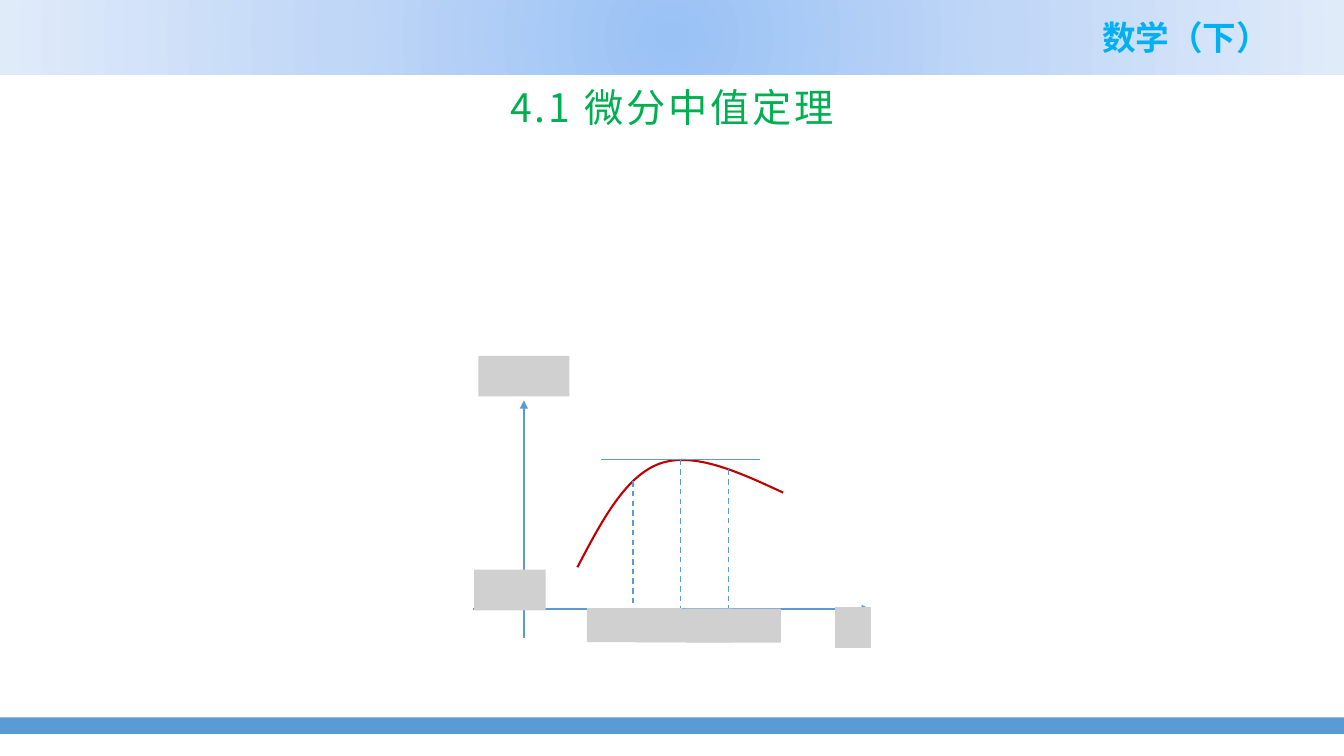
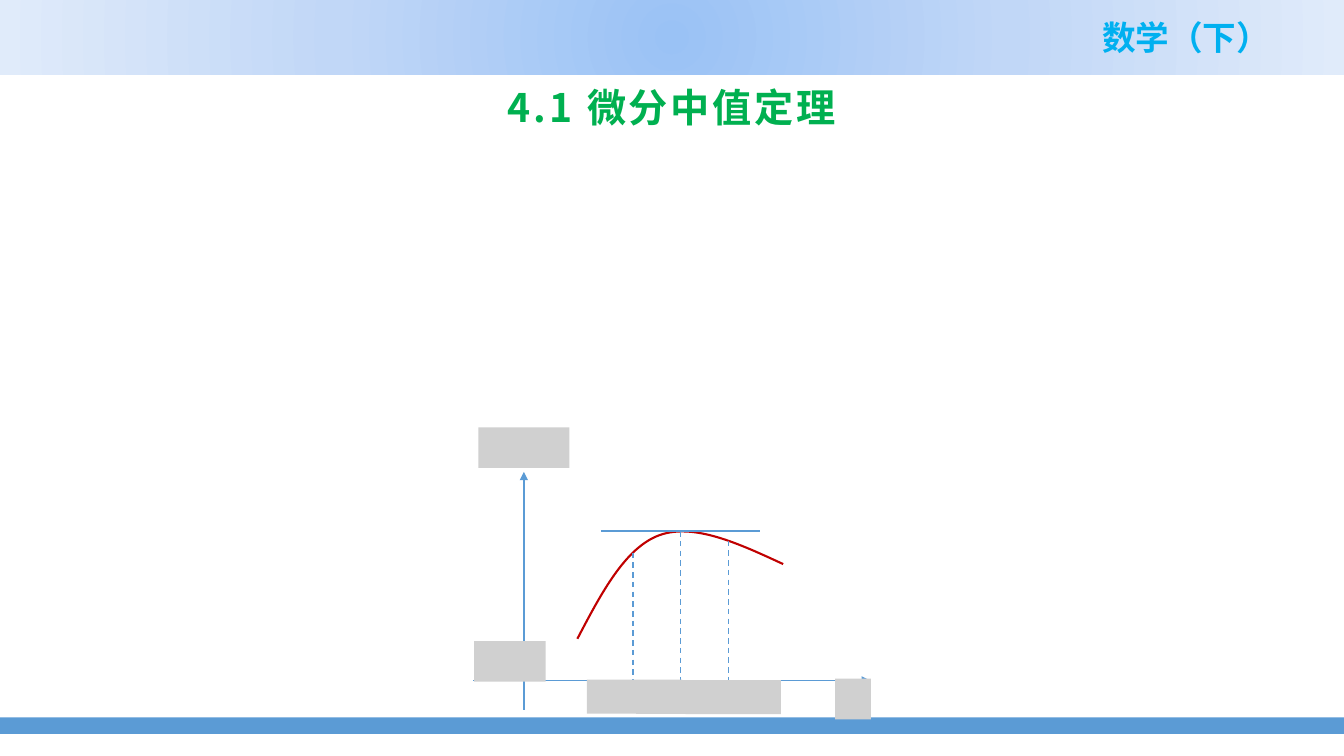
Before and after one commit to zhangshenxing/zhangshenxing.github.io, a slide deck: slide 2 of teaching/2022_spring_Math_II_ppt/4.1 微分中值定理.pptx. Drawn at 1344x756 pixels with LibreOffice and Linux fonts; fonts in the diff are those of the drawing; grey boxes stand for pictures; background and template pictures are left out. Boxes give left, top, right and bottom in pixels: in the first picture for what was removed or moved away, otherwise in the second. Text is boxed around its words. In the diff, an @@ line names an element or a change of style, - is before the commit and + after.

```diff
--- a/teaching/2022_spring_Math_II_ppt/4.1 微分中值定理.pptx
+++ b/teaching/2022_spring_Math_II_ppt/4.1 微分中值定理.pptx
@@ title "4.1 微分中值定理" at (x1=508, y1=88, x2=836, y2=126): bold on @@
@@ 4 pictures, 4 lines, 2 arrows, 1 freeform shape moved together from (x1=473, y1=356, x2=870, y2=647) to (x1=473, y1=427, x2=870, y2=719) @@
@@ picture removed at (x1=587, y1=608, x2=682, y2=642) @@
@@ picture removed at (x1=686, y1=609, x2=780, y2=643) @@
@@ picture added at (x1=587, y1=680, x2=682, y2=714) @@
@@ picture added at (x1=686, y1=681, x2=780, y2=715) @@
```
Also in this commit, not shown: 2 slides added, 2 slides removed, 7 other files.
